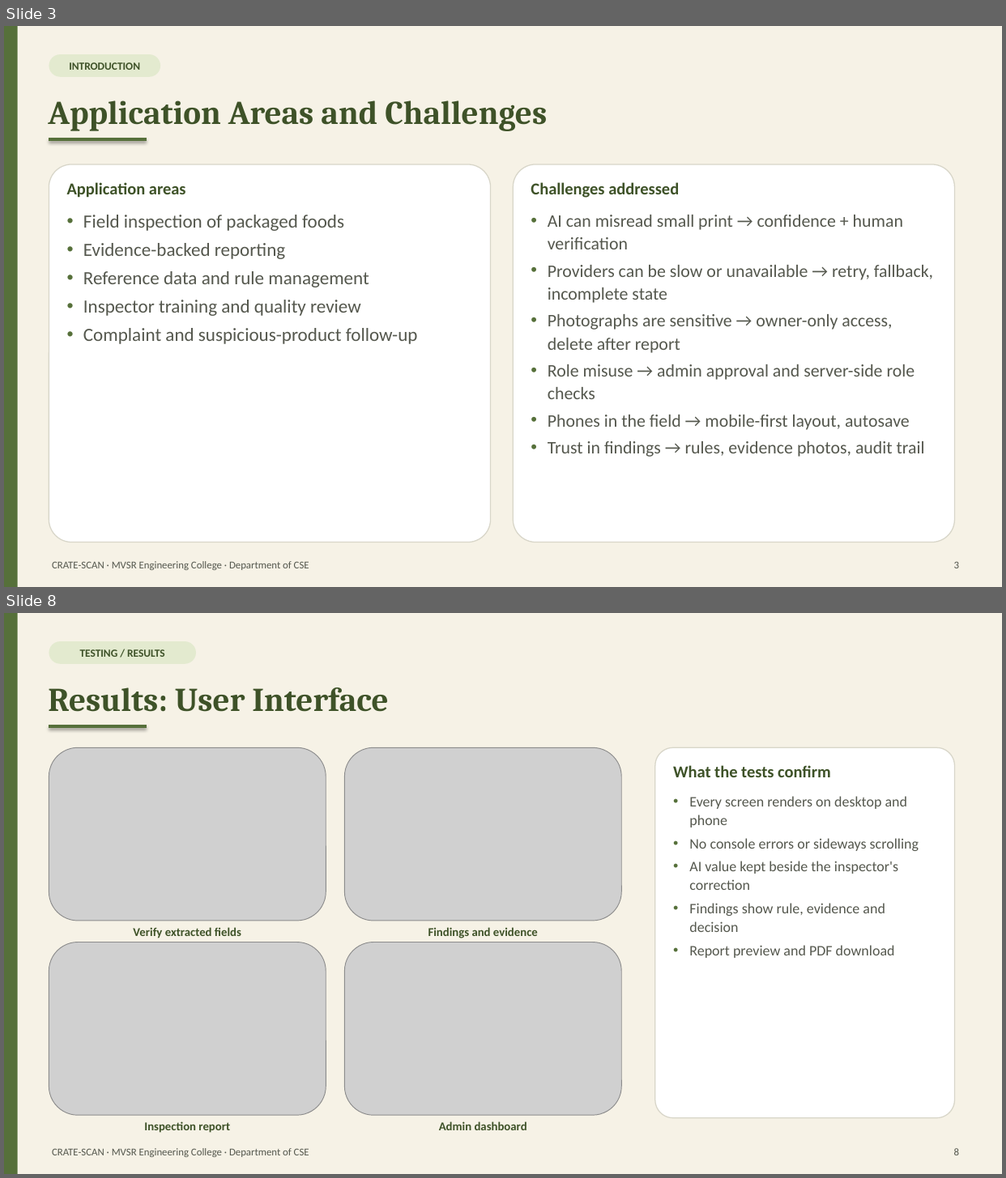
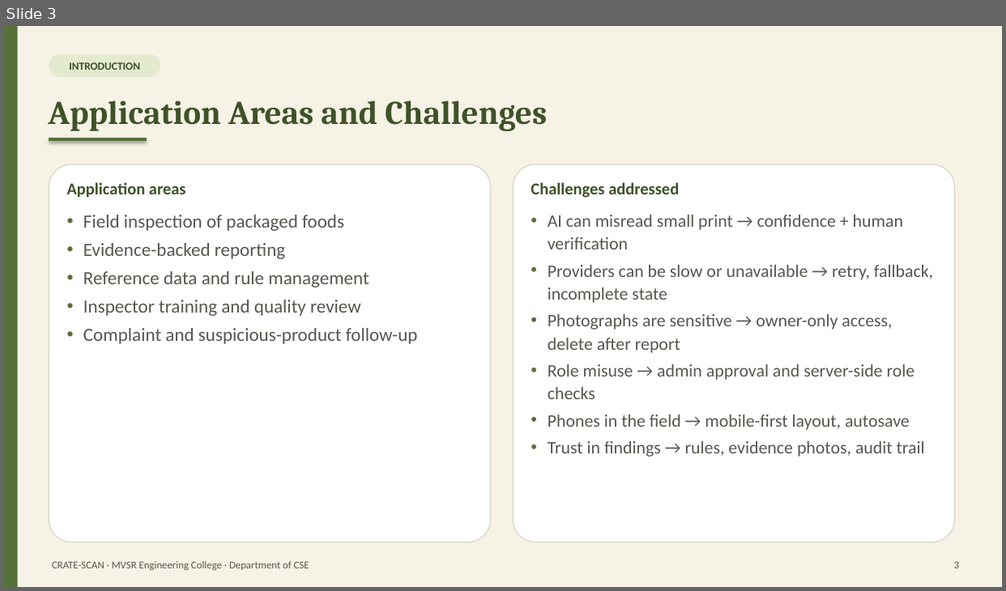
Before and after one commit to DubbakaSathwik/Food_inspection_toolkit, a slide deck: docs/report/CRATE-SCAN_Presentation.pptx. Shown one above the other, each under a label of ours: slides 3 and 8 before the commit, slide 3 after it; the slides between them are not shown. The pictures are 1006x1178 and 1006x591 pixels, drawn with LibreOffice and Linux fonts; fonts in the diff are those of the drawing; grey boxes stand for pictures. Boxes give left, top, right and bottom in pixels: in the first picture for what was removed or moved away, otherwise in the second. Text is boxed around its words. In the diff, an @@ line names an element or a change of style, - is before the commit and + after.

```diff
--- a/docs/report/CRATE-SCAN_Presentation.pptx
+++ b/docs/report/CRATE-SCAN_Presentation.pptx
@@ slide 8 removed at box(4, 613, 1002, 1174), background #F6F2E6 @@
@@ rectangle removed at box(4, 613, 18, 1174) @@
@@ rounded rectangle removed at box(49, 641, 196, 664) @@
-TESTING / RESULTS
@@ text removed at box(48, 688, 388, 712) @@
-Results: User Interface
@@ line removed from (49, 726) to (147, 726) @@
@@ picture removed at box(49, 747, 326, 921) @@
@@ picture removed at box(345, 747, 621, 921) @@
@@ rounded rectangle removed at box(655, 747, 955, 1118) @@
@@ text removed at box(673, 765, 831, 777) @@
-What the tests confirm
@@ text removed at box(689, 796, 918, 958) @@
-• Every screen renders on desktop and phone
-• No console errors or sideways scrolling
-• AI value kept beside the inspector's correction
-• Findings show rule, evidence and decision
-• Report preview and PDF download
@@ text removed at box(133, 927, 241, 939) @@
-Verify extracted fields
@@ text removed at box(428, 927, 538, 939) @@
-Findings and evidence
@@ picture removed at box(49, 943, 326, 1115) @@
@@ picture removed at box(345, 943, 621, 1115) @@
@@ text removed at box(144, 1122, 230, 1133) @@
-Inspection report
@@ text removed at box(439, 1122, 527, 1131) @@
-Admin dashboard
@@ text removed at box(52, 1148, 309, 1157) @@
-CRATE-SCAN · MVSR Engineering College · Department of CSE
@@ text removed at box(954, 1148, 959, 1156) @@
-8
```
Also in this commit, not shown: 1 slide changed, 13 slides added, 5 other slides removed, 2 other files.
